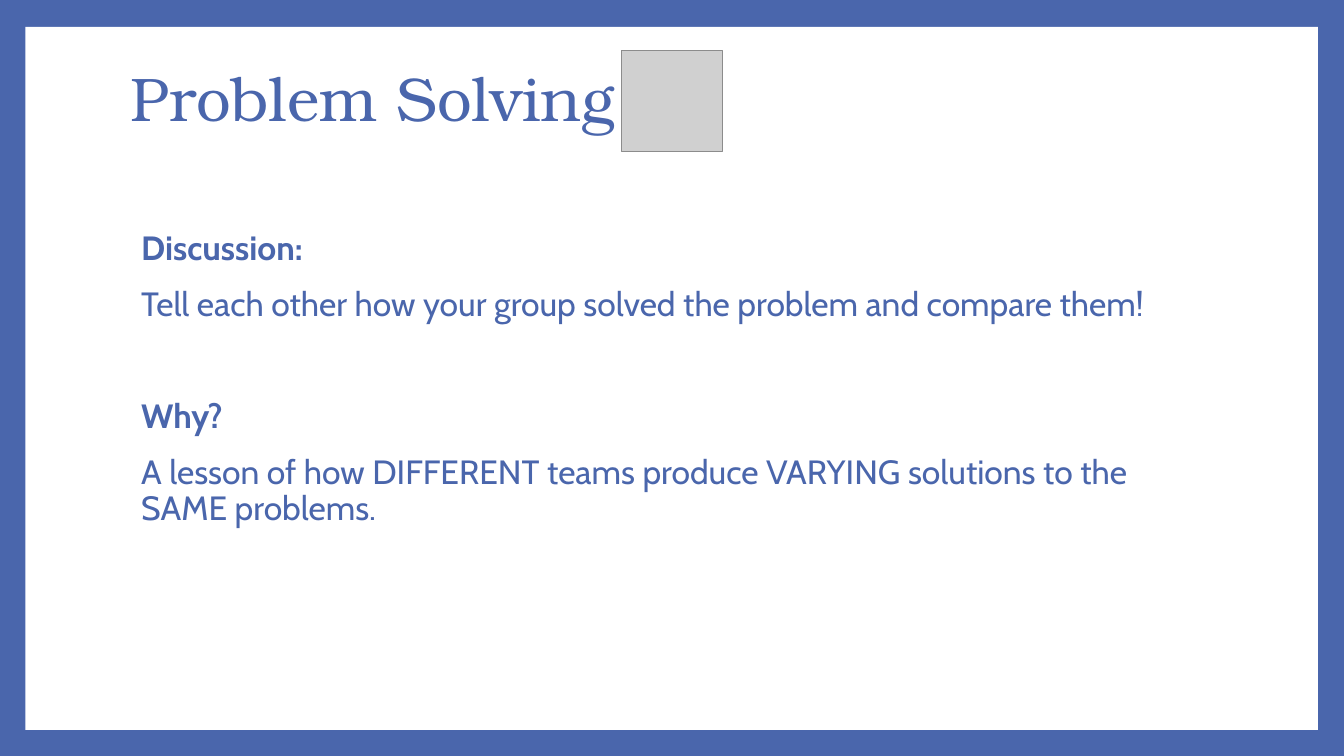
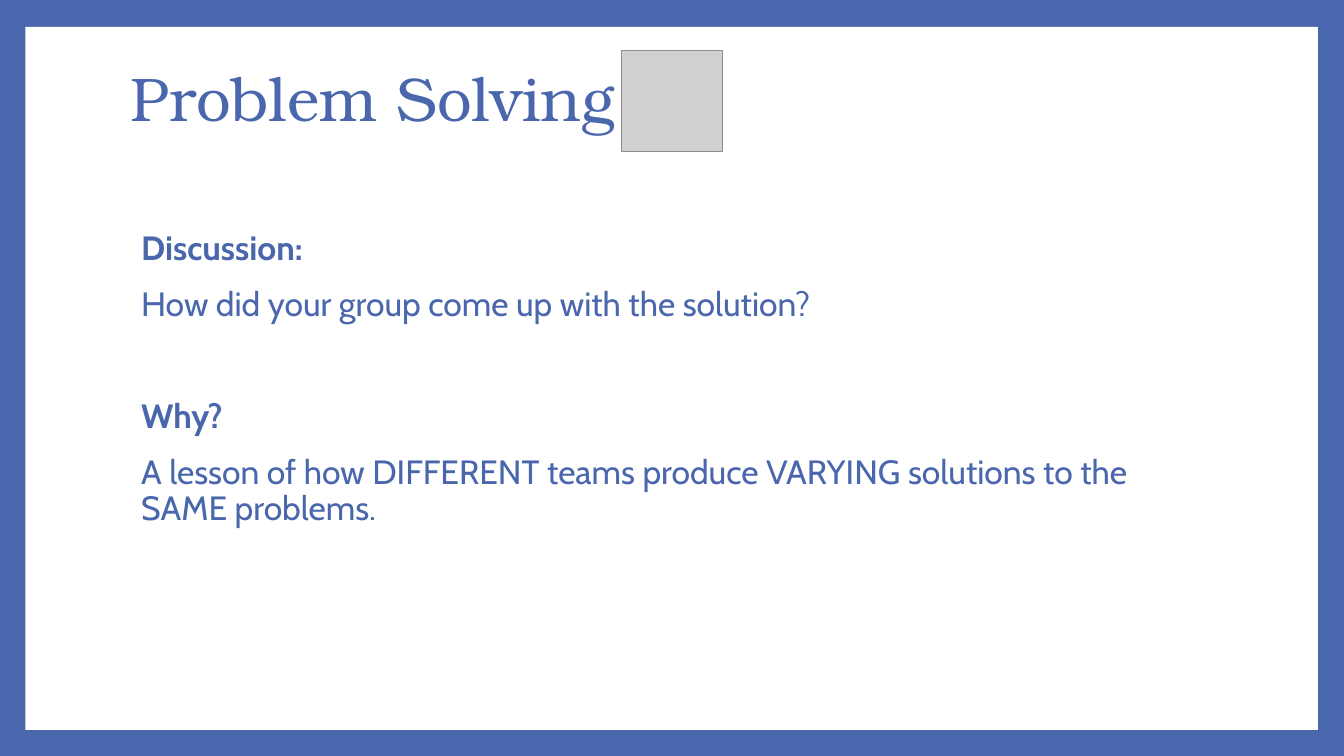
Before and after one commit to richard1au/1531-19t3, a slide deck: slide 4 of slides/week1.pptx. Drawn at 1344x756 pixels with LibreOffice and Linux fonts; fonts in the diff are those of the drawing; grey boxes stand for pictures. Boxes give left, top, right and bottom in pixels: in the first picture for what was removed or moved away, otherwise in the second. Text is boxed around its words. In the diff, an @@ line names an element or a change of style, - is before the commit and + after.

```diff
--- a/slides/week1.pptx
+++ b/slides/week1.pptx
@@ text at (141, 291, 810, 324): text changed @@
-Tell each other how your group solved the problem and compare them!
+How did your group come up with the solution?
```
Also in this commit, not shown: 2 other slides changed, 9 slides added, 6 slides removed.
